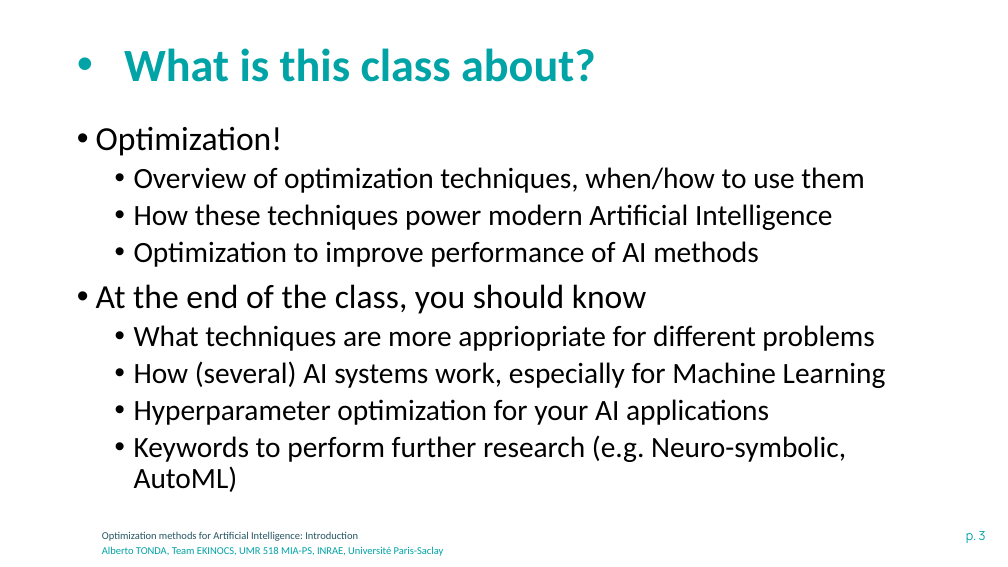
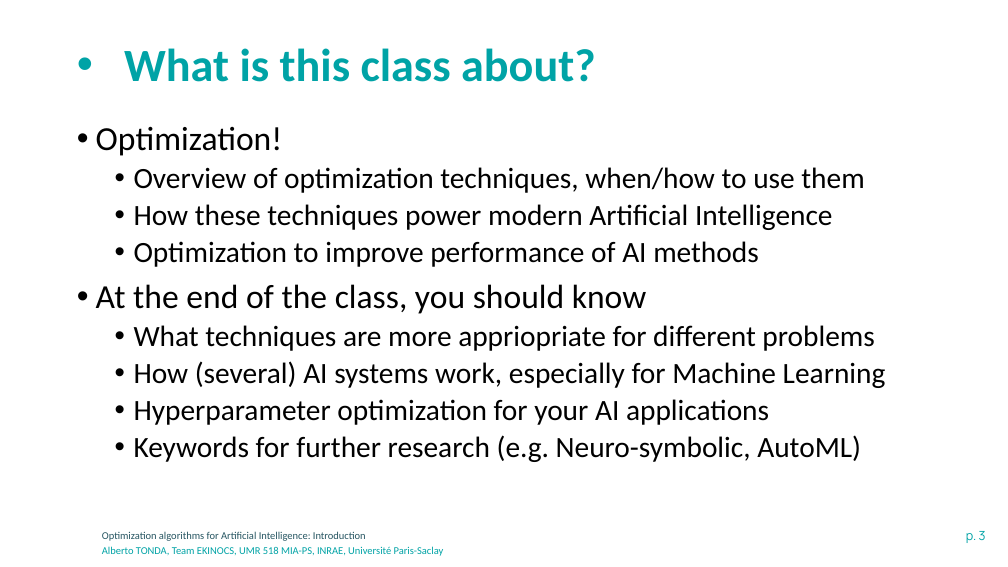
Before and after one commit to albertotonda/teaching, a slide deck: slide 3 of optimization-methods-for-artificial-intelligence/introduction.pptx. Drawn at 1008x567 pixels with LibreOffice and Linux fonts; fonts in the diff are those of the drawing; background and template pictures are left out. Boxes give left, top, right and bottom in pixels: in the first picture for what was removed or moved away, otherwise in the second. Text is boxed around its words. In the diff, an @@ line names an element or a change of style, - is before the commit and + after.

```diff
--- a/optimization-methods-for-artificial-intelligence/introduction.pptx
+++ b/optimization-methods-for-artificial-intelligence/introduction.pptx
@@ text at (134, 435, 861, 462): text changed @@
-  • Keywords to perform further research (e.g. Neuro-symbolic, AutoML)
+  • Keywords for further research (e.g. Neuro-symbolic, AutoML)
@@ text at (102, 531, 366, 541): text changed @@
-Optimization methods for Artificial Intelligence: Introduction
+Optimization algorithms for Artificial Intelligence: Introduction
```
Also in this commit, not shown: 23 other slides changed, 3 slides added, 4 other files.
